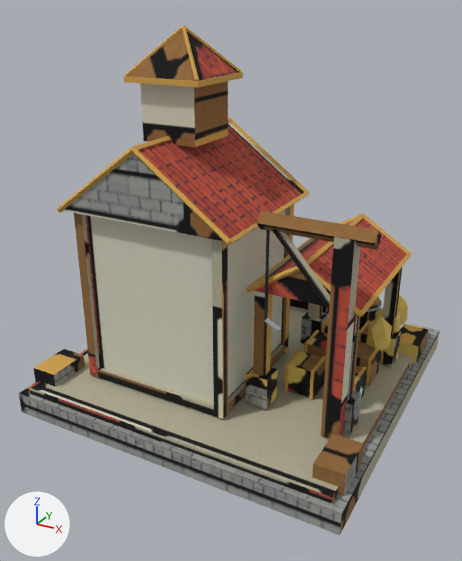
The FBX model client/Assets/Resources/Models/City3D/Warehouse_2.fbx: old version first, new version second.
Both versions are drawn from a 50 mm lens placed at (0.819, -1.599, 1.13), pointed at (-0.013, -0.088, 0.374). The axes (+X, +Y, +Z) are drawn at lower left. The lights are the same throughout. The older version comes first. Where no turn or scale is listed for an object, it has been applied to the vertices. Vertices at exactly the same position are counted once.

Names of what the first picture shows: 'Warehouse_2'.
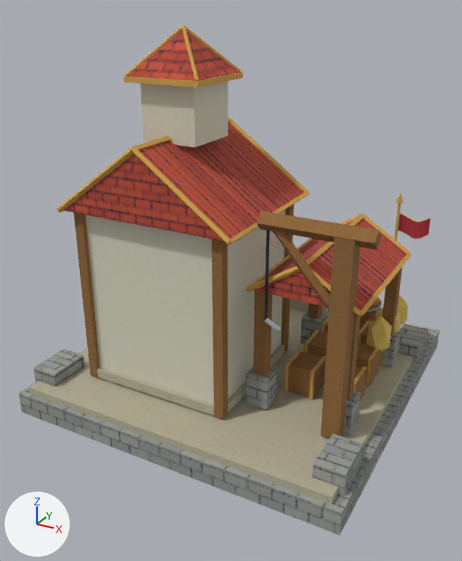
Changed parts and their boxes (x1, y1, x2, y2) in the pictures (462 x 561 px):
'FlagCloth_00', added (red)
    after: (398, 213, 431, 239)
part 1 of me_warehouse_2_mesh, added
    after: (394, 204, 401, 241)
part 2 of me_warehouse_2_mesh, added
    after: (396, 193, 403, 204)
part 3 of me_warehouse_2_mesh, surface changed
    both: (19, 30, 439, 535)

Edits to the bpy script that builds the scene:
```text
Change me_warehouse_2_mesh:
    used by ob_warehouse_2; location = (0.0, 0.0, 0.0)
    verts and faces of me_warehouse_2_mesh; kept vertices keep their numbers, new ones are numbered from 1059
    remove me_warehouse_2_mesh.from_pydata(...)  # 1059 vertices, 1624 faces; spans x -0.5..0.5, y -0.5..0.5, z 0.0..1.07
    add me_warehouse_2_mesh.from_pydata(...)  # 1076 vertices, 1650 faces; spans x -0.5..0.5, y -0.5..0.5, z 0.0..1.07
    me_warehouse_2_mesh part 1: a new loose piece, a 6-sided cylinder along z spanning x 0.3661..0.3739, y 0.2555..0.2645, z 0.3963..0.5756, in mat_warehouse_2_matte (picture img_warehouse_2_albedo_png)
    me_warehouse_2_mesh part 2
    add verts[1059] = (0.37, 0.272, 0.575)
    add verts[1060] = (0.382, 0.26, 0.575)  # pixel (403, 203)
    add verts[1061] = (0.37, 0.248, 0.575)  # pixel (398, 203)
    add verts[1062] = (0.358, 0.26, 0.575)  # pixel (395, 202)
    add verts[1063] = (0.37, 0.26, 0.605)  # pixel (400, 192)
    add faces += [(1059, 1063, 1060), (1060, 1063, 1061), (1059, 1060, 1062), (1061, 1063, 1062), (1059, 1062, 1063), (1060, 1061, 1062)]
    me_warehouse_2_mesh part 3: 726 kept faces spanning x -0.5..0.5, y -0.5..0.5, z 0.0..1.066 get new texture (UV) coordinates
Add me_warehouse_2_mesh_001:
    me_warehouse_2_mesh_001.from_pydata(...)  # 164 vertices, 260 faces; spans x 0.369..0.466, y 0.2454..0.2746, z 0.4721..0.544
    me_warehouse_2_mesh_001.materials.append(mat_warehouse_2_matte)  # picture img_warehouse_2_albedo_png
Add ob_flagcloth_00:
    ob_flagcloth_00 = bpy.data.objects.new('FlagCloth_00', me_warehouse_2_mesh_001)
    ob_flagcloth_00.location = (0.0, 0.0, 0.0)
```
